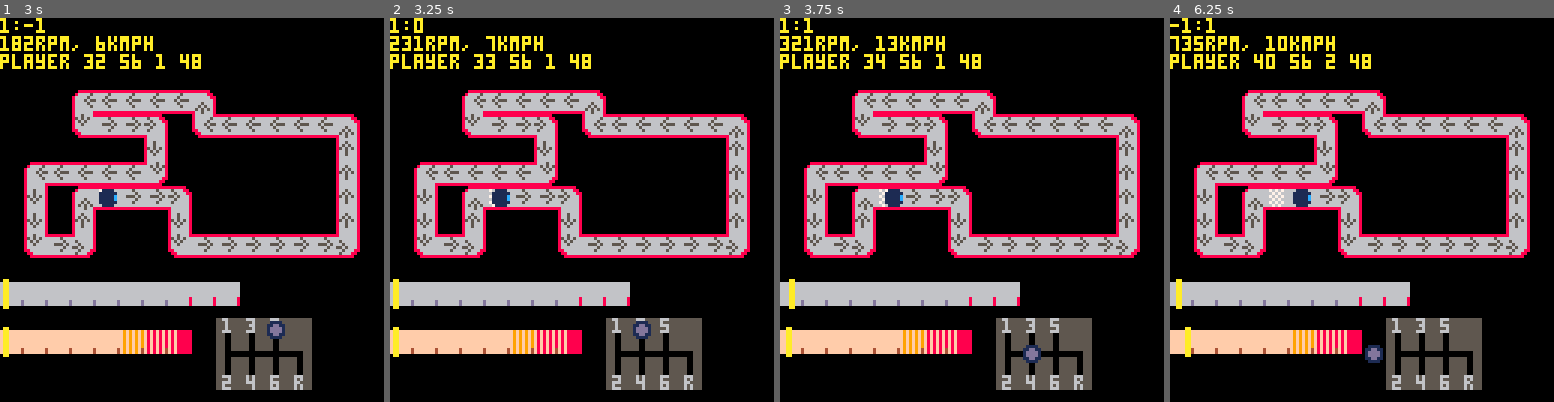
Above: before the commit, frames 1-4 (left to right).
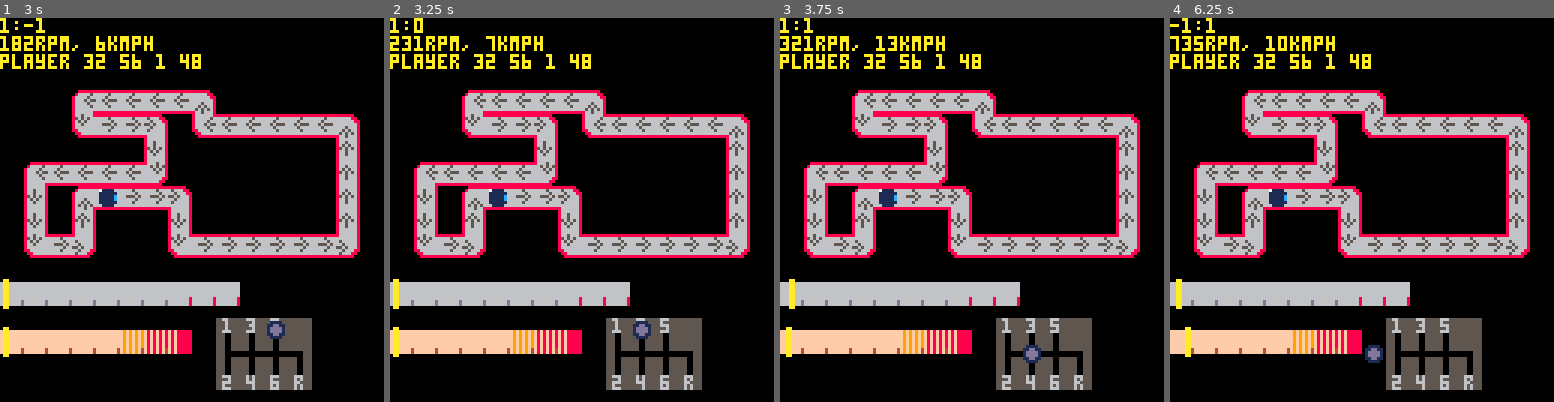
Above: after the commit, the same moments.

Repository: VedVid/PICOdrag
Game: PICO-8 cartridge picodrag.p8
The game is run twice, just before and just after one commit, with the same random seed, the same clock (stepped at 60 frames per second) and the same inputs.
Inputs:
- Up to frame 1 (3 s): hold Right 1.6-2.1 s; hold Up 2.15-2.42 s; hold Right from 2.47 s (still down)
- Up to frame 2 (3.25 s): release Right at 3.03 s; hold Left from 3.08 s (still down)
- Up to frame 3 (3.75 s): release Left at 3.58 s; hold Down from 3.63 s (still down)
- Up to frame 4 (6.25 s): release Down at 3.97 s; hold Right 4.02-4.68 s; hold Up 4.73-5.03 s; hold Left 5.08-5.68 s; hold Down 5.73-6.03 s; hold Right from 6.08 s (still down)

Frame 1 is identical in both runs. In frame 2, 0.1% of the frame differs, in the area x 25-32%, y 10-50%; in frame 3, 0.2%; in frame 4, 0.5%, in the area x 21-43%, y 9-50%.

Commit message:
Removed content of function that updates player to start fresh

Diff:
--- a/picodrag.p8
+++ b/picodrag.p8
@@ -376,83 +376,13 @@
 function make_player(track)
  local player = {}
  player.x = track.start_x
- player.x_dec = 0
  player.y = track.start_y
- player.y_dec = 0
  player.sprite = 48
  player.cell = 1
  return player
 end
 
 function player_update(player, car, track)
- local move_x = 0
- local move_y = 0
- local cell = nil
- if track.cells[player.cell] then
-  cell = track.cells[player.cell][3]
- else
-  player.cell = 1
-  cell = track.cells[player.cell][3]
- end
- if cell == 10 or
-  cell == 42 then
-  move_x = car.current_speed * km_ratio
- elseif cell == 26 then
-  move_x = (-1) * car.current_speed * km_ratio
- elseif cell == 11 or
-  cell == 43 then
-  move_y = car.current_speed * km_ratio
- elseif cell == 27 then
-  move_y = (-1) * car.current_speed * km_ratio
- elseif cell == 12 then
-  move_x = car.current_speed * km_ratio
- elseif cell == 13 then
-  move_y = car.current_speed * km_ratio
- elseif cell == 29 then
-  move_x = (-1) * car.current_speed * km_ratio
- elseif cell == 28 then
-  move_y = (-1) * car.current_speed * km_ratio
- elseif cell == 14 then
-  move_y = car.current_speed * km_ratio
- elseif cell == 30 then
-  move_x = car.current_speed * km_ratio
- elseif cell == 31 then
-  move_y = (-1) * car.current_speed * km_ratio
- elseif cell == 15 then
-  move_x = (-1) * car.current_speed * km_ratio
- end
- player.x_dec += move_x
- player.y_dec += move_y
- local cont = true
- while cont do
-  if player.x_dec >= 10 then
-   player.x += 1
-   player.x_dec -= 10
-   if player.x % 8 == 0 then
-    player.cell += 1
-   end
-  elseif player.x_dec <= -10 then
-   player.x -= 1
-   player.x_dec += 10
-   if player.x % 8 == 0 then
-    player.cell += 1
-   end
-  elseif player.y_dec >= 10 then
-   player.y += 1
-   player.y_dec -= 10
-   if player.y % 8 == 0 then
-    player.cell += 1
-   end
-  elseif player.y_dec <= -10 then
-   player.y -= 1
-   player.y_dec += 10
-   if player.y % 8 == 0 then
-    player.cell += 1
-   end
-  else
-   cont = false
-  end
- end
 end
 
 function make_car()
